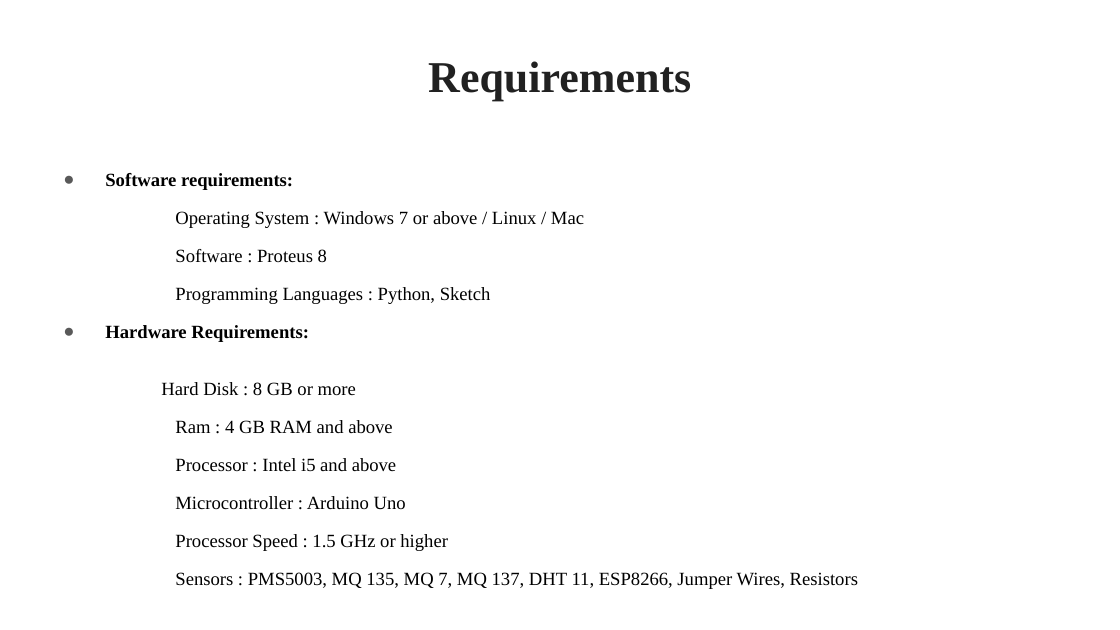
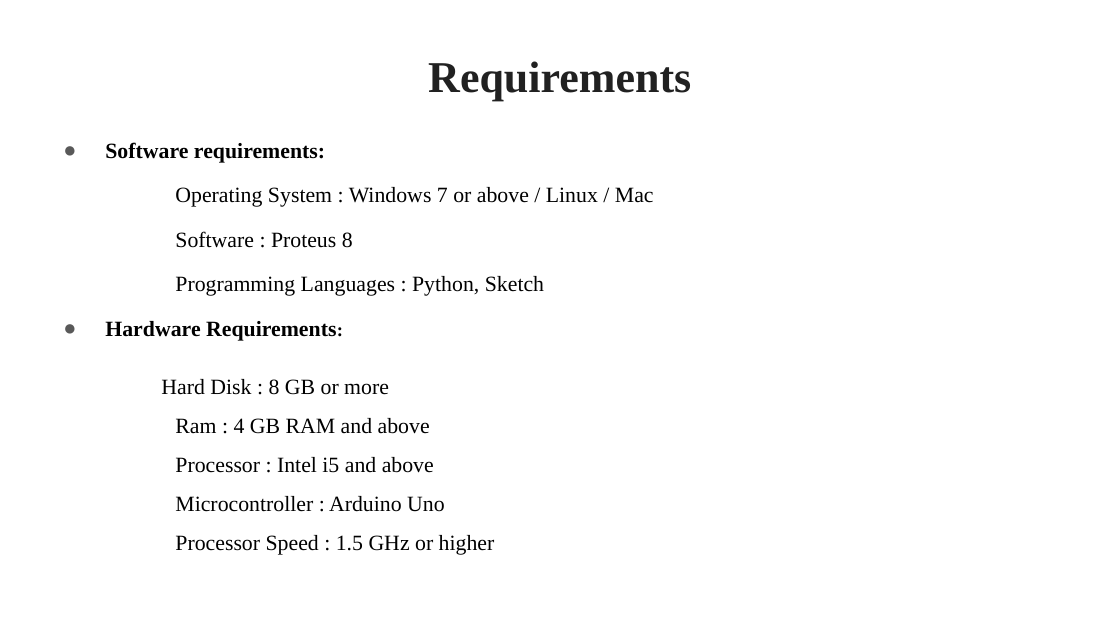
Before and after one commit to Avikr76/Major_project, a slide deck: slide 20 of Major Project Phase 2.pptx. Drawn at 1120x630 pixels with LibreOffice and Linux fonts; fonts in the diff are those of the drawing. Boxes give left, top, right and bottom in pixels: in the first picture for what was removed or moved away, otherwise in the second. Text is boxed around its words. In the diff, an @@ line names an element or a change of style, - is before the commit and + after.

```diff
--- a/Major Project Phase 2.pptx
+++ b/Major Project Phase 2.pptx
@@ text "Software requirements:": place and size @@
-text "Software requirements:" at box(105, 173, 858, 589)
+text "Software requirements:" at box(105, 142, 654, 555)
@@ text "Software requirements:" at box(105, 142, 654, 555): size 12 to 14 pt; line spacing 1.7 to 1.5 @@
@@ text at box(175, 572, 858, 589): paragraph removed @@
-Sensors : PMS5003, MQ 135, MQ 7, MQ 137, DHT 11, ESP8266, Jumper Wires, Resistors
```
Also in this commit, not shown: 9 other slides changed.
